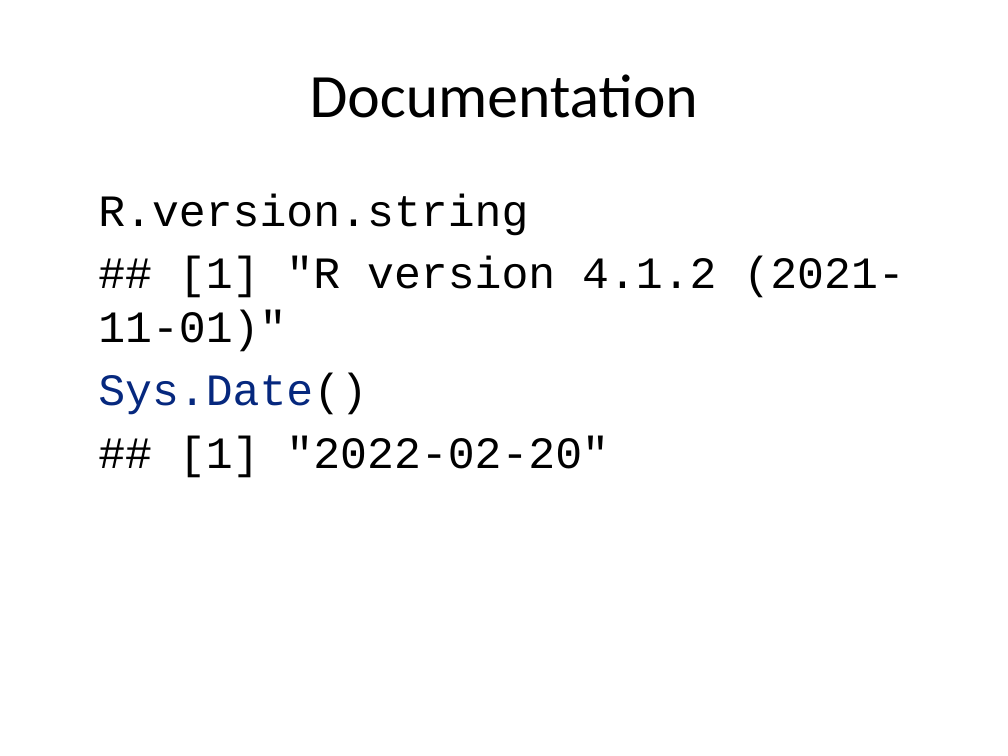
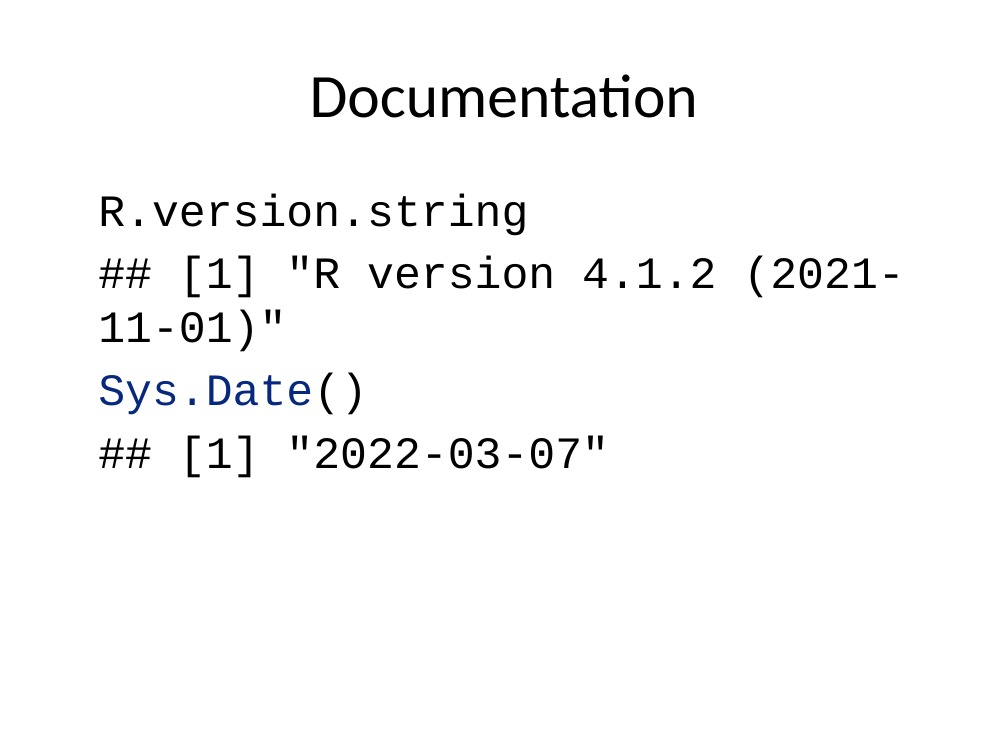
Before and after one commit to pmean/classes, a slide deck: slide 13 of introduction-to-r/results/v02-slides-and-speaker-notes.pptx. Drawn at 1008x756 pixels with LibreOffice and Linux fonts; fonts in the diff are those of the drawing. Boxes give left, top, right and bottom in pixels: in the first picture for what was removed or moved away, otherwise in the second. Text is boxed around its words. In the diff, an @@ line names an element or a change of style, - is before the commit and + after.

```diff
--- a/introduction-to-r/results/v02-slides-and-speaker-notes.pptx
+++ b/introduction-to-r/results/v02-slides-and-speaker-notes.pptx
@@ text at (179, 436, 609, 478): text changed @@
-## [1] "2022-02-20"
+## [1] "2022-03-07"
```
Also in this commit, not shown: 1 other slide changed, 13 other files.
